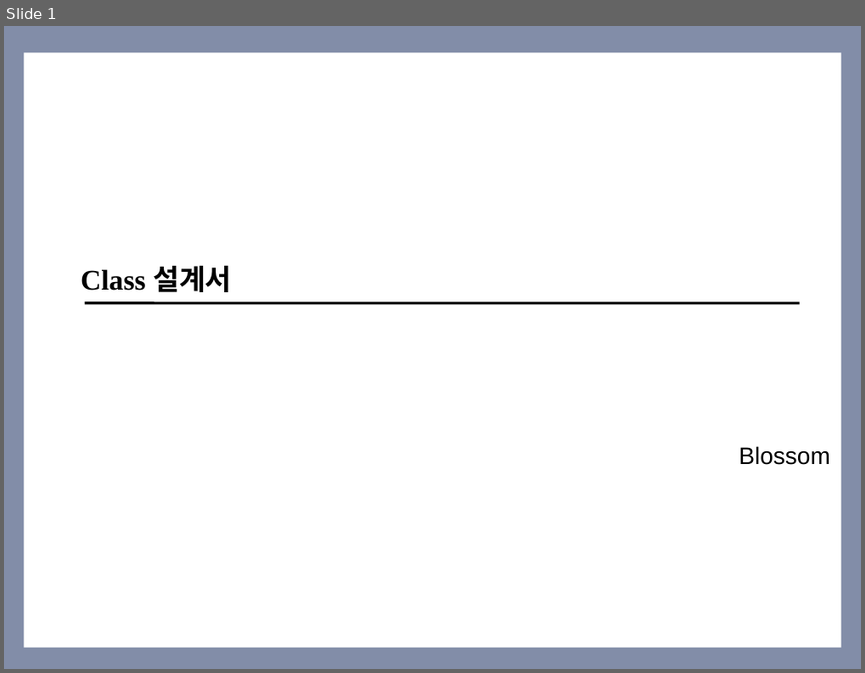
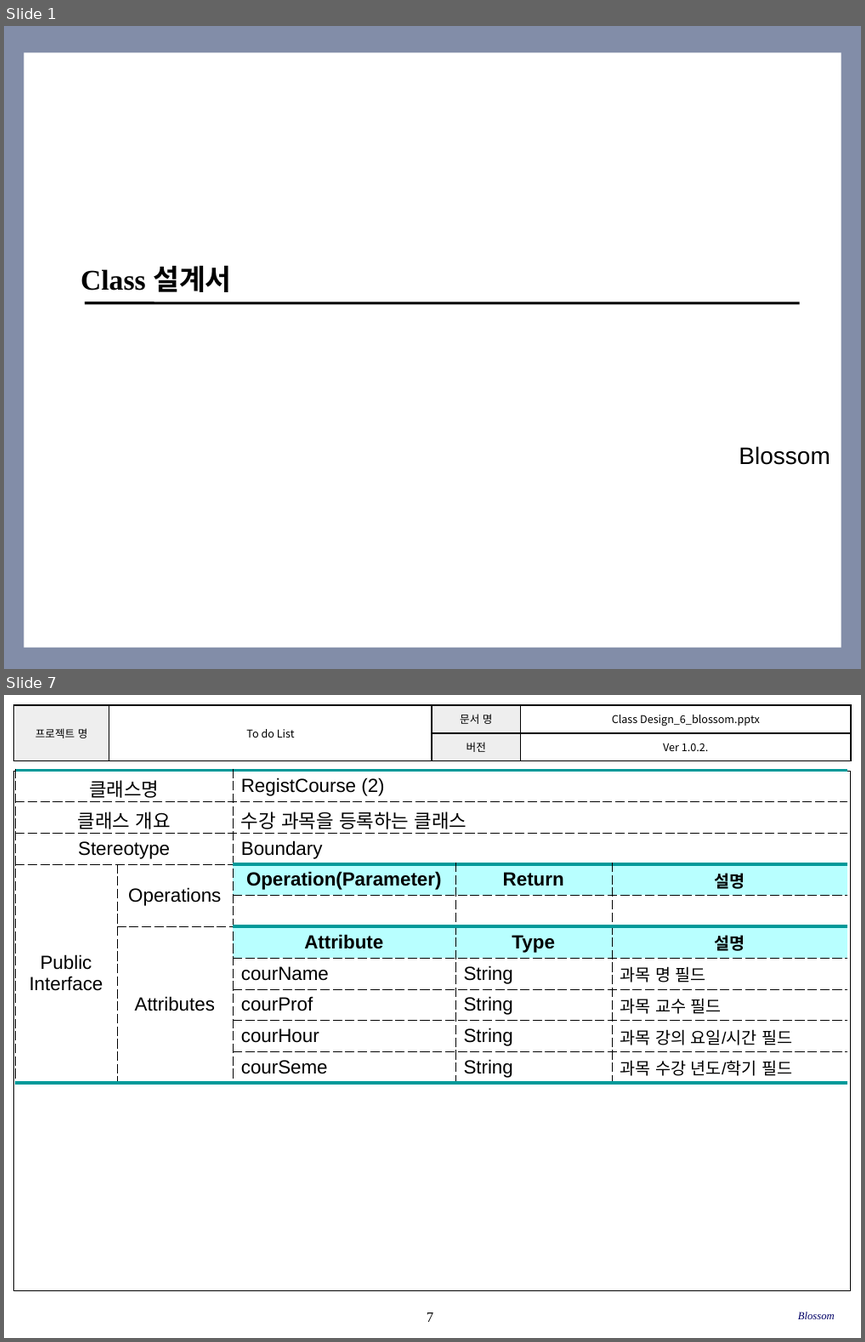
Before and after one commit to SE-admin/SE2017_6_blossom, a slide deck: doc/3_ 설계서/Class Design_6_blossom.pptx. Shown one above the other, each under a label of ours: slide 1 before the commit, slides 1 and 7 after it; the slides between them are not shown. The pictures are 865x673 and 865x1342 pixels, drawn with LibreOffice and Linux fonts; fonts in the diff are those of the drawing; background and template pictures are left out. Boxes give left, top, right and bottom in pixels: in the first picture for what was removed or moved away, otherwise in the second. Text is boxed around its words. In the diff, an @@ line names an element or a change of style, - is before the commit and + after.

Commit message:
2017 - 05 - 25	Ver 1.0.2	StartLogin, RegistCourse, ShowList 클래스 추가	임현

```diff
--- a/doc/3_ 설계서/Class Design_6_blossom.pptx
+++ b/doc/3_ 설계서/Class Design_6_blossom.pptx
@@ slide 7 added at (4,695,861,1338), background #FFFFFF @@
@@ table added at (13,705,851,761), 2 rows, 4 columns @@
+프로젝트 명 | To do List | 문서 명 | Class Design_6_blossom.pptx
+ |  | 버전 | Ver 1.0.2.
@@ table added at (15,771,847,1083), 10 rows, 5 columns @@
+클래스명 |  | RegistCourse (2) |  | 
+클래스 개요 |  | 수강 과목을 등록하는 클래스 |  | 
+Stereotype |  | Boundary |  | 
+Public / Interface | Operations | Operation(Parameter) | Return | 설명
+ |  |  |  | 
+ | Attributes | Attribute | Type | 설명
+ |  | courName | String | 과목 명 필드
+ |  | courProf | String | 과목 교수 필드
+ |  | courHour | String | 과목 강의 요일/시간 필드
+ |  | courSeme | String | 과목 수강 년도/학기 필드
@@ rectangle added at (13,771,851,1291), outline #000000 0.75 pt @@
@@ page number added at (426,1312,433,1321), 12 pt, text #000000 @@
+7
@@ text added at (798,1311,834,1319), 9 pt, text #000066, italic @@
+Blossom
```
Also in this commit, not shown: 2 slides changed, 5 other slides added.
